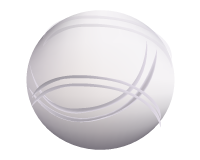
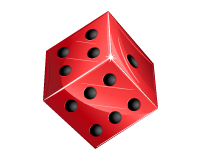
The second (200, 160) image is a revision of the first. Changes to its layers:
added layer "Vector Smart Object" (2nd of 11) above "Vector Smart Object" over (43, 11, 158, 149)
hid "Vector Smart Object" (3rd of 11) over (26, 10, 175, 150)
